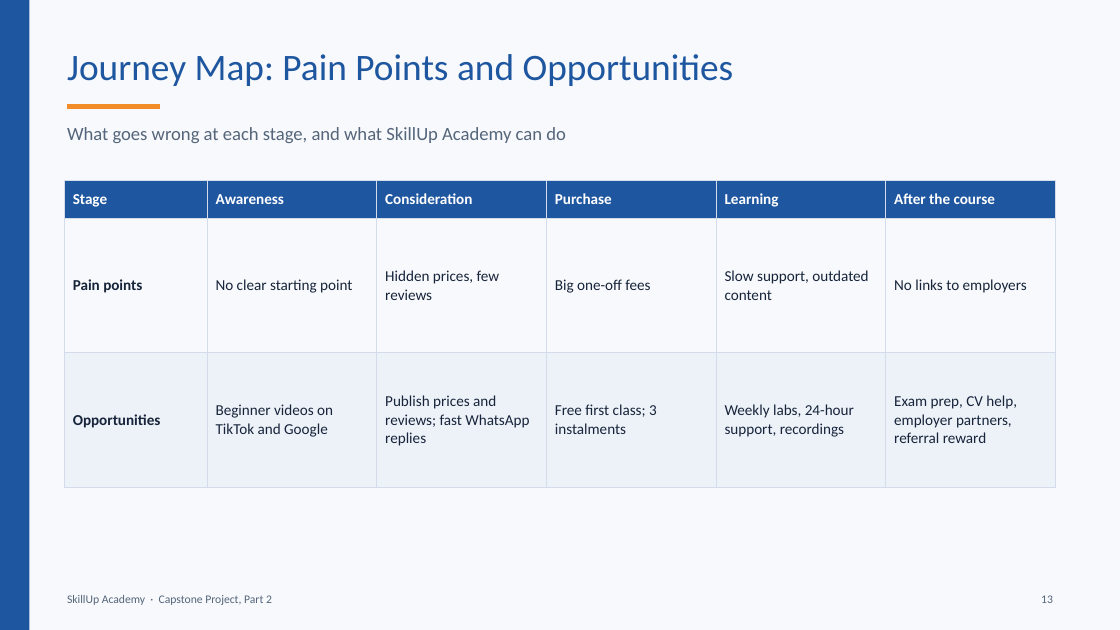
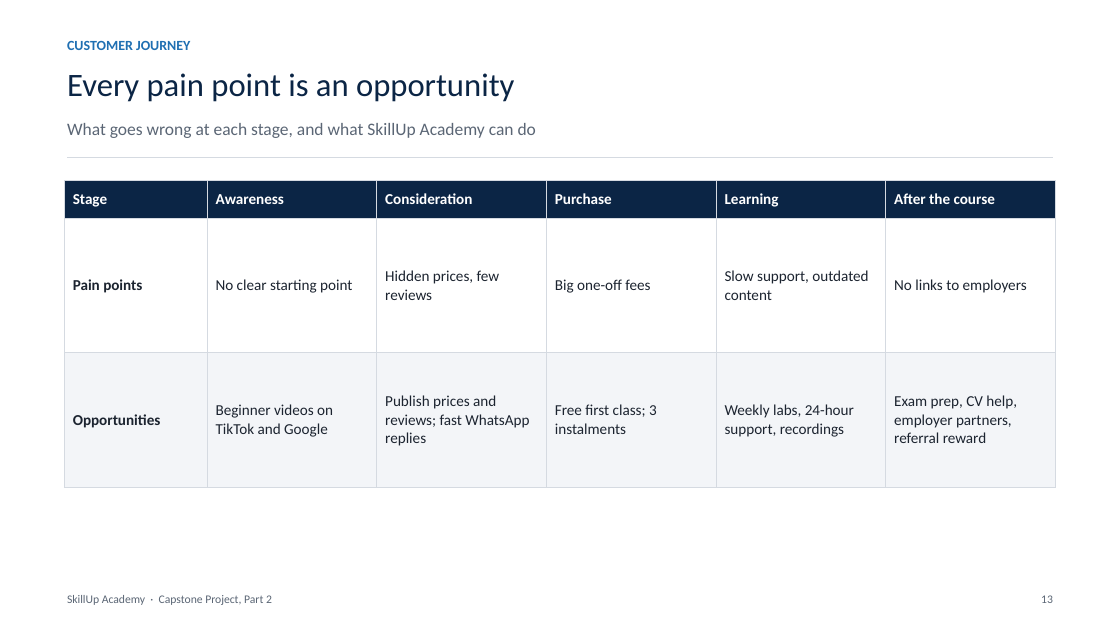
Before and after one commit to BadboyVee/BlackHoleeee, a slide deck: slide 13 of capstone/Customer_Analysis.pptx. Drawn at 1120x630 pixels with LibreOffice and Linux fonts; fonts in the diff are those of the drawing. Boxes give left, top, right and bottom in pixels: in the first picture for what was removed or moved away, otherwise in the second. Text is boxed around its words. In the diff, an @@ line names an element or a change of style, - is before the commit and + after.

```diff
--- a/capstone/Customer_Analysis.pptx
+++ b/capstone/Customer_Analysis.pptx
@@ background #F7F9FC to #FFFFFF @@
@@ rectangle removed at [0,0,29,630] @@
@@ text added at [67,41,190,50], 12 pt, text #1F6FB2, bold @@
+CUSTOMER JOURNEY
@@ title at [67,73,514,102]: text changed; size 32 to 28 pt; text colour #1E56A0 to #0B2545 @@
-Journey Map: Pain Points and Opportunities
+Every pain point is an opportunity
@@ text "What goes wrong at each ..." at [67,123,536,138]: size 16 to 15 pt, text colour #55657A to #5B6675 @@
@@ line removed from (67, 107) to (160, 107) @@
@@ line added from (67, 158) to (1053, 158), #D5DAE1 1 pt @@
@@ table at [65,181,1056,487] @@
@@ fill #1E56A0 to #0B2545 in row 1 @@
@@ fill #EDF2F9 to #F3F5F8 in row 3 @@
@@ text colour #17243A to #1C2430 in "Pain points", "No clear starting point", "Hidden prices, few reviews", "Big one-off fees" and 8 more places @@
@@ borders changed @@
```
Also in this commit, not shown: 15 other slides changed, 7 other files.
